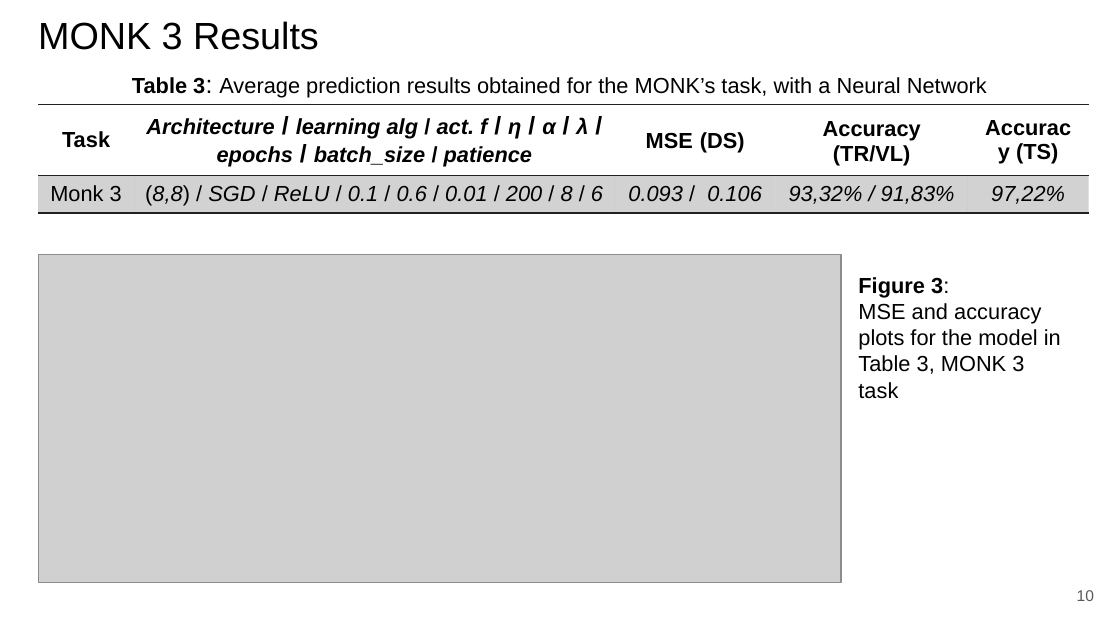
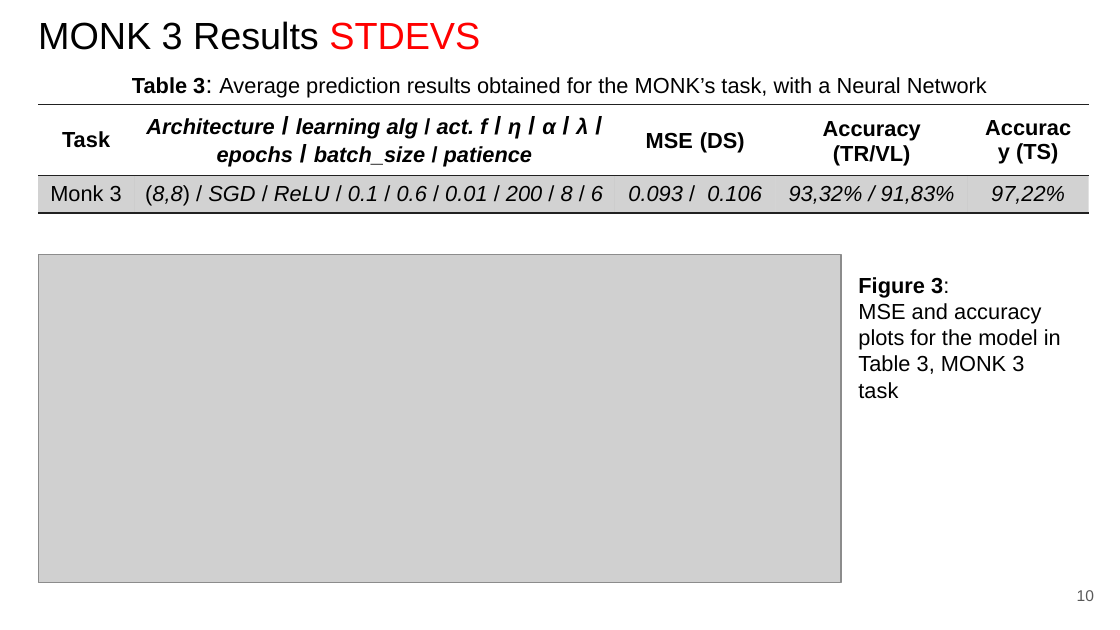
Before and after one commit to paolo-junior-mollica/machine-learning-project, a slide deck: slide 10 of relazione/ML-2023-PRJ-Slides-Demo.pptx. Drawn at 1120x630 pixels with LibreOffice and Linux fonts; fonts in the diff are those of the drawing; grey boxes stand for pictures. Boxes give left, top, right and bottom in pixels: in the first picture for what was removed or moved away, otherwise in the second. Text is boxed around its words. In the diff, an @@ line names an element or a change of style, - is before the commit and + after.

Commit message:
Report update: imported correct data for MONK, added data for SVM & RF for the CUP

```diff
--- a/relazione/ML-2023-PRJ-Slides-Demo.pptx
+++ b/relazione/ML-2023-PRJ-Slides-Demo.pptx
@@ title at [38,21,480,50]: text changed @@
-MONK 3 Results
+MONK 3 Results STDEVS
```
Also in this commit, not shown: 9 other slides changed, 1 slide added.
